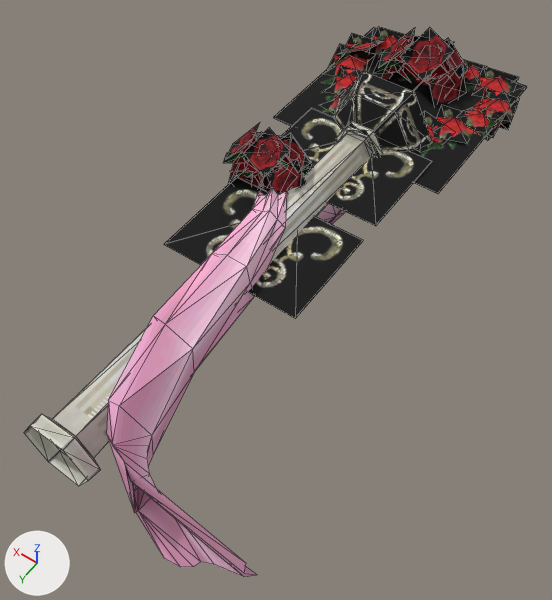
A saved change to the OBJ model sceneobjs/huisuo_dongxue_209/common/huisuo_dongxue_209_zhu.obj.
One viewpoint serves both versions: a 50 mm camera at (-65.0, 27.6, 123.6) aimed at (-3.2, -59.0, -12.4). Every picture has the same lights, and +X, +Y and +Z are marked at lower left. Mesh edges are drawn as thin lines. Where no turn or scale is listed for an object, it has been applied to the vertices. Vertices at the same position are counted once.

The first picture shows 'huisuo_dongxue_209_zhu'.
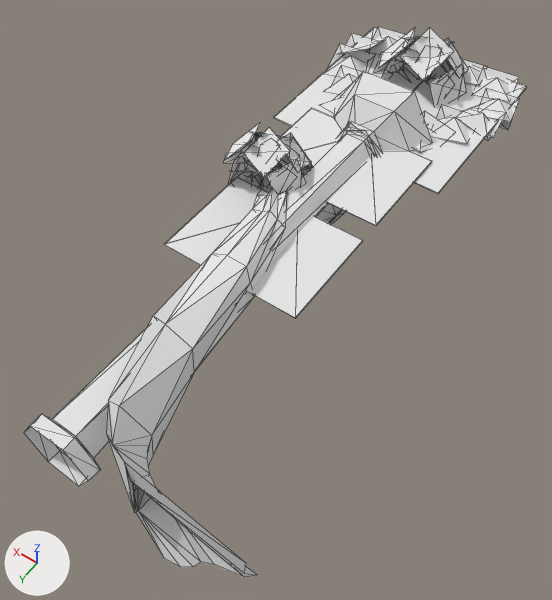
The change in detail:
Material 'material_2' (mat_material_2_1) is new.
Its base color is (0.8, 0.8, 0.8) (white #e7e7e7).
Its roughness is 1.0.
Material 'material_1' (mat_material_1_1) is new.
Its base color is (0.8, 0.8, 0.8) (white #e7e7e7).
Its roughness is 1.0.
Material 'material_3' (mat_material_3_1) is new.
Its base color is (0.8, 0.8, 0.8) (white #e7e7e7).
Its roughness is 1.0.
me_huisuo_dongxue_209_zhu has 770 vertices, 764 faces and spans x -39.1..28.1, y -148.4..0.3, z -22.0..14.4.
me_huisuo_dongxue_209_zhu is used by ob_huisuo_dongxue_209_zhu; location (0.0, 0.0, 0.0).
me_huisuo_dongxue_209_zhu part 1: all 362 faces that had it switch from mat_material_2 (picture img_huisuo_dongxue_209_hua01_png) to mat_material_2_1 (white #e7e7e7).
me_huisuo_dongxue_209_zhu part 2: all 102 faces that had it switch from mat_material_3 (picture img_huisuo_dongxue_209_flow_png) to mat_material_3_1 (white #e7e7e7).
me_huisuo_dongxue_209_zhu part 3: all 300 faces that had it switch from mat_material_1 (picture img_huisuo_dongxue_209_zhu_png) to mat_material_1_1 (white #e7e7e7).

Where the change shows, as pixel boxes (x1, y1, x2, y2) in the pictures (552 x 600 px):
part 1 of me_huisuo_dongxue_209_zhu, recoloured
    both: (223, 27, 469, 194)
part 2 of me_huisuo_dongxue_209_zhu, recoloured
    both: (320, 26, 520, 152)
part 3 of me_huisuo_dongxue_209_zhu, recoloured
    both: (24, 27, 527, 577)
